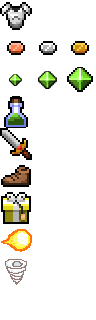
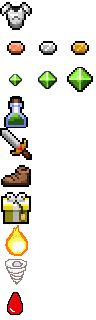
Revision of a layered 96 x 320 image; what changed, layer by layer:
added layer "レイヤー 2" above "レイヤー 1" over [7, 292, 23, 315]
painted on "レイヤー 1" over [16, 225, 20, 234]
painted on "Fire" over [1, 227, 32, 256]
